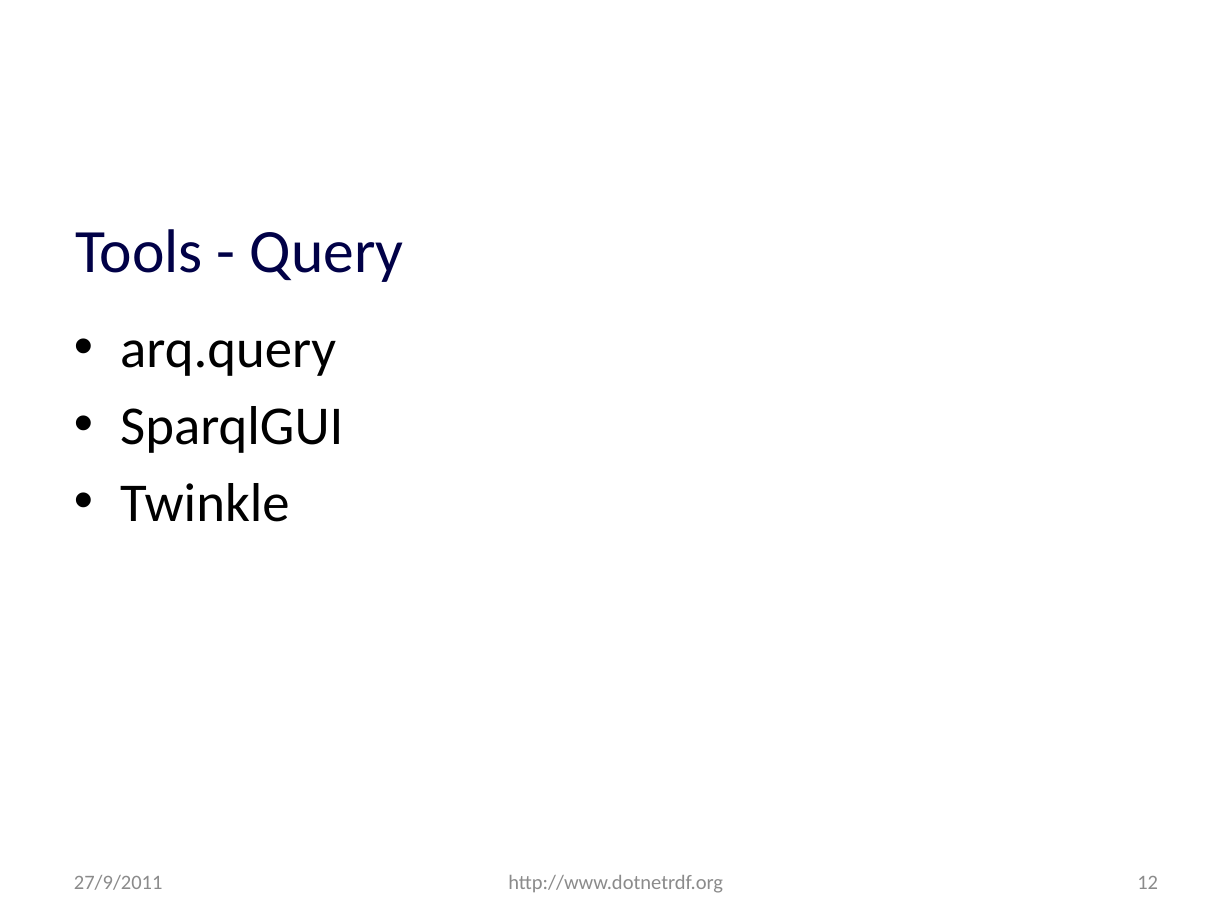
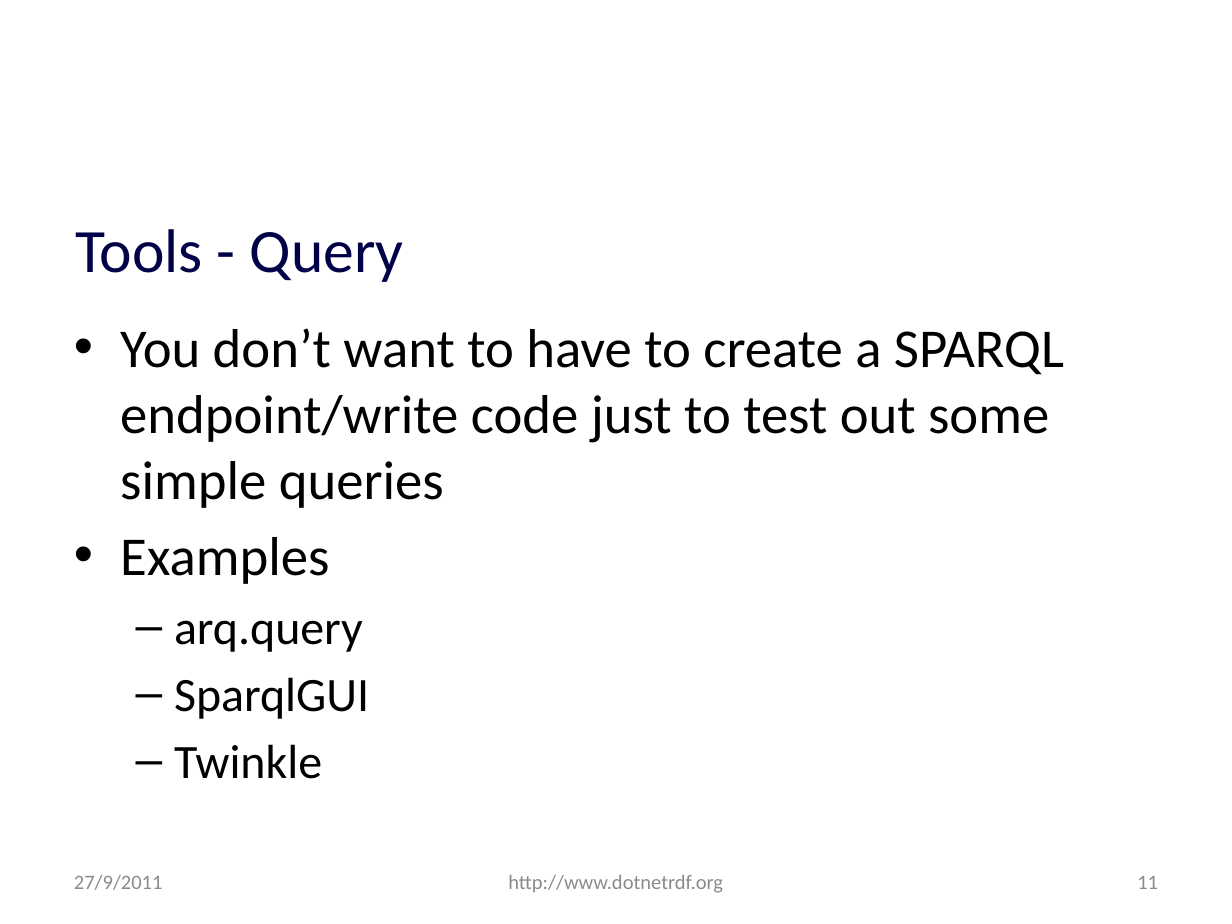
Before and after one commit to JohnGoldsmith/dotnetrdf-wiki, a slide deck: slide 11 of Slides/London SemWeb Meetup Talk Sept 2011.pptx (slide 12 before the commit). Drawn at 1232x924 pixels with LibreOffice and Linux fonts; fonts in the diff are those of the drawing; background and template pictures are left out. Boxes give left, top, right and bottom in pixels: in the first picture for what was removed or moved away, otherwise in the second. Text is boxed around its words. In the diff, an @@ line names an element or a change of style, - is before the commit and + after.

```diff
--- a/Slides/London SemWeb Meetup Talk Sept 2011.pptx
+++ b/Slides/London SemWeb Meetup Talk Sept 2011.pptx
@@ text at [120, 328, 1064, 584]: paragraphs added @@
+• You don’t want to have to create a SPARQL endpoint/write code just to test out some simple queries
+• Examples
@@ text at [174, 620, 369, 779]: size 32 to 28 pt in "arq.query", "SparqlGUI", "Twinkle"; bullet • to –; list level 1 to 2 in "arq.query"; list level 1 to 2 in "SparqlGUI"; list level 1 to 2 in "Twinkle" @@
@@ page number at [1137, 876, 1158, 889]: text changed @@
-12
+11
```
Also in this commit, not shown: 5 other slides changed, 1 slide removed.
